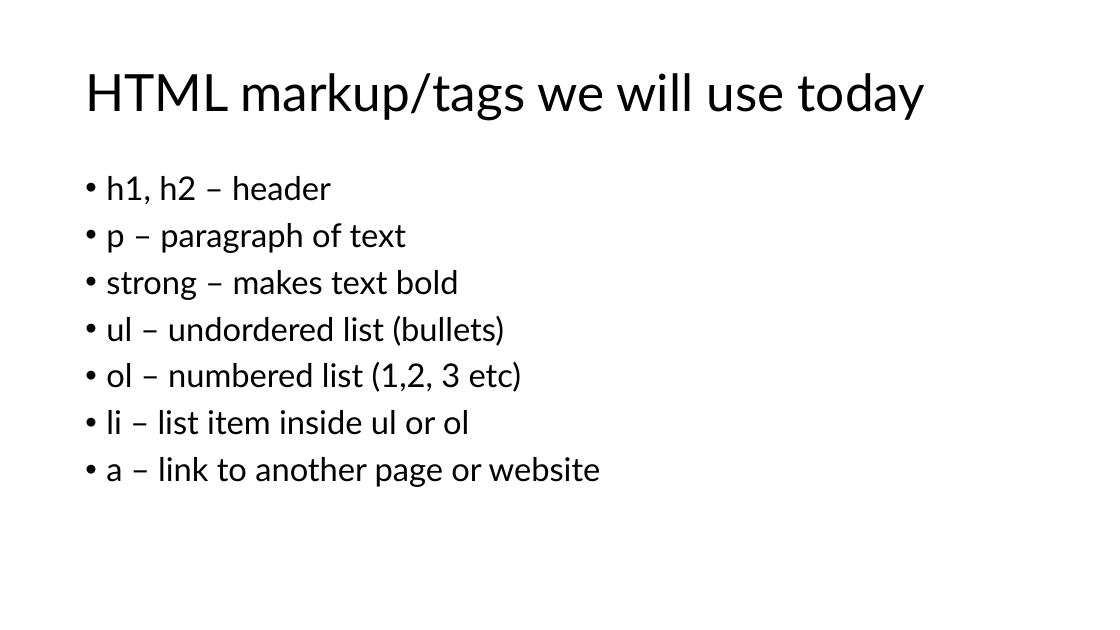
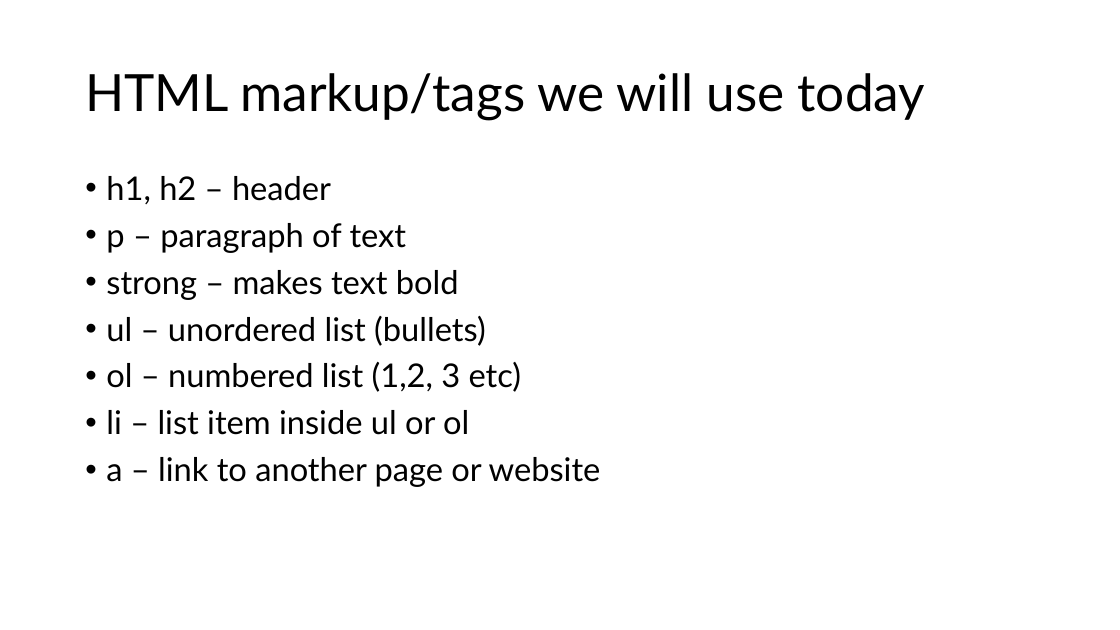
Before and after one commit to kpeyton-atusligo/TYTaster, a slide deck: slide 3 of TYTaster ATU Sligo - HTML.pptx. Drawn at 1120x630 pixels with LibreOffice and Linux fonts; fonts in the diff are those of the drawing. Boxes give left, top, right and bottom in pixels: in the first picture for what was removed or moved away, otherwise in the second. Text is boxed around its words. In the diff, an @@ line names an element or a change of style, - is before the commit and + after.

Commit message:
another typo

```diff
--- a/TYTaster ATU Sligo - HTML.pptx
+++ b/TYTaster ATU Sligo - HTML.pptx
@@ text at (106, 316, 486, 346): text changed @@
-• ul – undordered list (bullets)
+• ul – unordered list (bullets)
```
